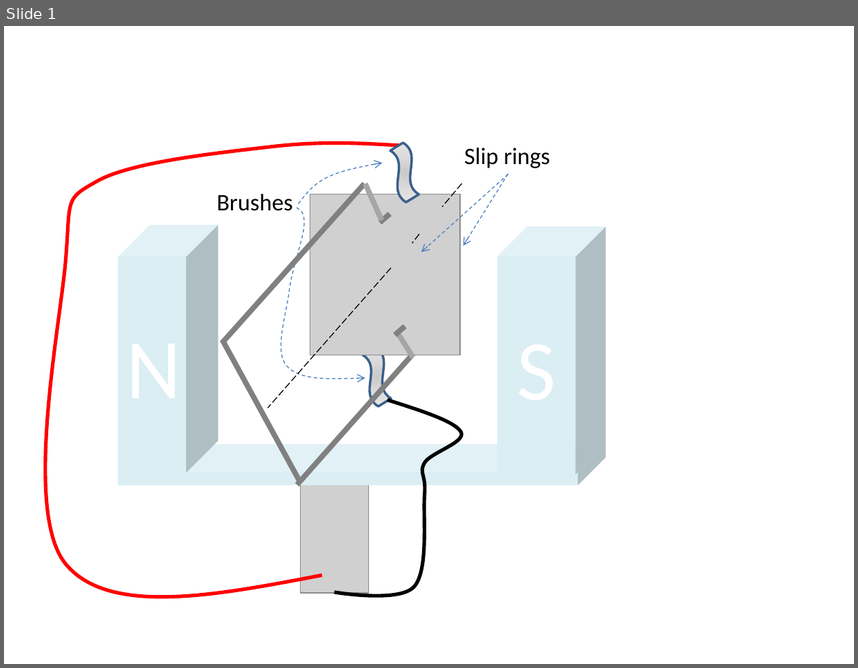
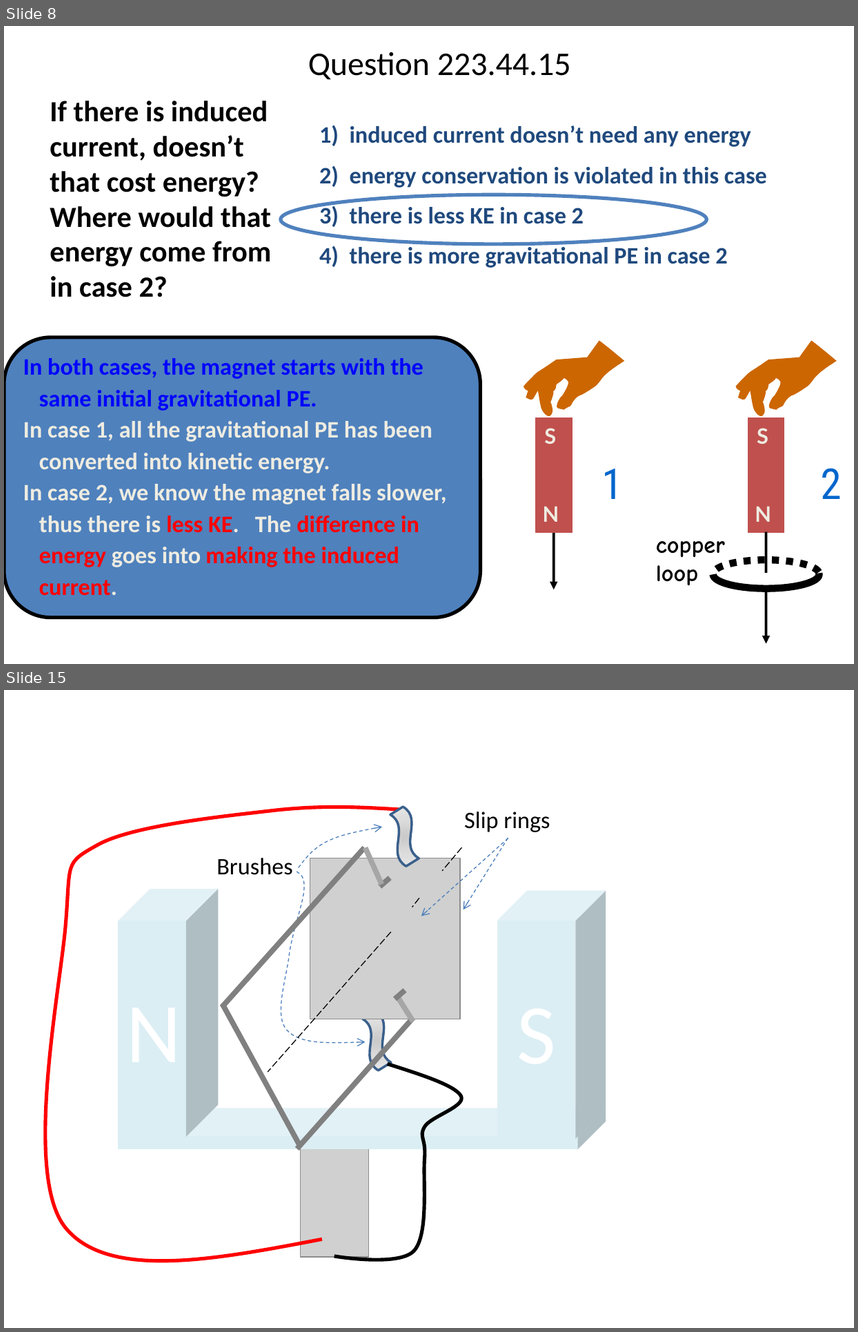
Before and after one commit to rtlines/PH223-Engineering-Physics, a slide deck: Slides/PH223_Lecture_45.pptx. Shown one above the other, each under a label of ours: slide 1 before the commit, slides 8 and 15 after it; the slides between them are not shown. The pictures are 858x668 and 858x1332 pixels, drawn with LibreOffice and Linux fonts; fonts in the diff are those of the drawing; grey boxes stand for pictures. Boxes give left, top, right and bottom in pixels: in the first picture for what was removed or moved away, otherwise in the second. Text is boxed around its words. In the diff, an @@ line names an element or a change of style, - is before the commit and + after.

```diff
--- a/Slides/PH223_Lecture_45.pptx
+++ b/Slides/PH223_Lecture_45.pptx
@@ slide 8 added at (4,26,854,664), background #FFFFFF @@
@@ title added at (308,52,571,80), 28 pt, text #000000 @@
+Question 223.44.15
@@ text added at (50,101,271,297), 24.8 pt, text #000000, bold @@
+If there is induced current, doesn’t that cost energy? Where would that energy come from in case 2?
@@ text added at (319,125,767,267), 20 pt, text #1F497D, bold @@
+1) induced current doesn’t need any energy
+2) energy conservation is violated in this case
+3) there is less KE in case 2
+4) there is more gravitational PE in case 2
@@ ellipse added at (280,194,706,243), outline #4F81BD 3 pt @@
@@ rounded rectangle added at (4,337,480,617), fill #4F81BD, outline #000000 3 pt @@
@@ text added at (23,358,446,595), 20 pt, text #EEECE1, bold @@
+In both cases, the magnet starts with the same initial gravitational PE.
+In case 1, all the gravitational PE has been converted into kinetic energy.
+In case 2, we know the magnet falls slower, thus there is less KE. The difference in energy goes into making the induced current.
@@ group added at (524,341,841,643): 7 texts, 4 freeform shapes, 2 rectangles, 2 arrows, 1 line @@
+N
+S
+2
+copper
+loop
+N
+S
+1
@@ what was slide 1 is now slide 15 @@
```
Also in this commit, not shown: 32 other slides added, 20 other files.
